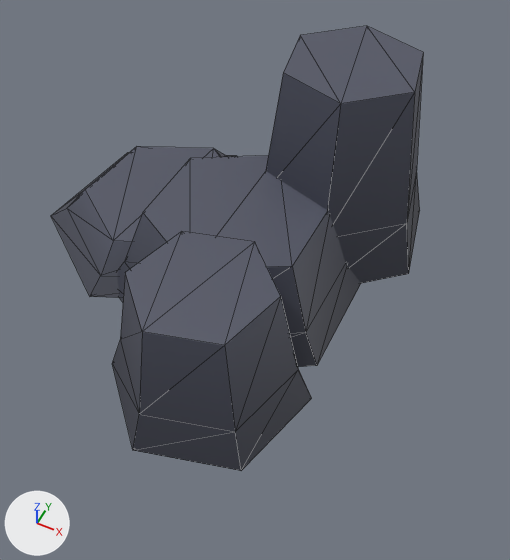
The FBX model Assets/3D Assets/kenney_graveyard-kit/rocks.fbx, before and after one commit.
Before and after are seen from a camera (50 mm lens) standing at (0.604, -0.957, 1.215) and looking at (0.174, -0.097, 0.14). The lights are fixed; the arrows at lower left show +X, +Y and +Z. Mesh edges are drawn as thin lines. Where no turn or scale is listed for an object, it has been applied to the vertices.

Before the edit, the objects in view are built like this:
```python
me_scene = bpy.data.meshes.new('Scene')
me_scene.from_pydata(...)  # 72 vertices, 128 faces; spans x -0.435..0.429, y -0.475..0.484, z 0.0..0.452
me_scene.materials.append(mat_colormap)  # picture img_colormap_png
ob_rocks = bpy.data.objects.new('rocks', me_scene)
ob_rocks.location = (0.0, 0.0, 0.0)
```
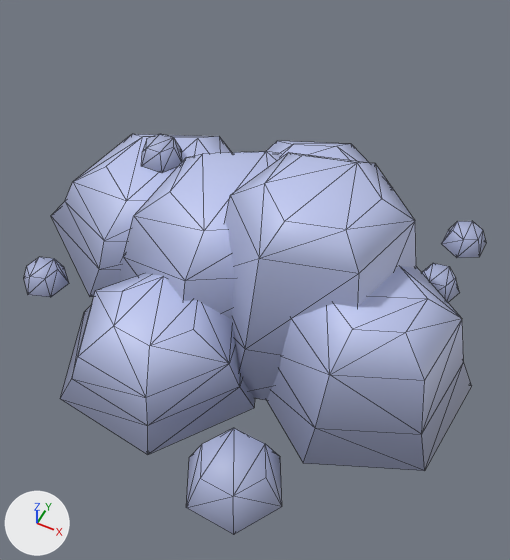
Pixel boxes (x1, y1, x2, y2) of what changed, in the pictures (510 x 560 px; the box of a moved part takes in the faces that stretch with it):
'rocks', reshaped (24% wider, 10% shorter): before (51, 26, 423, 471); after (24, 134, 486, 534)
part 1 of me_scene, added (blue): after (422, 263, 460, 302)
part 2 of me_scene, added (blue): after (441, 221, 486, 258)
part 3 of me_scene, added (blue): after (186, 428, 282, 534)
part 4 of me_scene, added (blue): after (24, 257, 69, 297)
part 5 of me_scene, added (blue): after (141, 134, 182, 173)
part 6 of me_scene, rebuilt (24% shorter): before (112, 231, 312, 471); after (60, 273, 255, 454)
part 7 of me_scene, rebuilt: before (266, 26, 423, 283); after (267, 141, 393, 188)
part 8 of me_scene, added (blue): after (225, 153, 416, 400)
part 9 of me_scene, added (blue): after (267, 266, 472, 471)
part 10 of me_scene, moved or reshaped: before (51, 146, 361, 367); after (51, 134, 282, 319)

What changed in the scene script:
```text
Change me_scene:
    used by ob_rocks; location = (0.0, 0.0, 0.0)
    remove me_scene.from_pydata(...)  # 72 vertices, 128 faces; spans x -0.435..0.429, y -0.475..0.484, z 0.0..0.452
    add me_scene.from_pydata(...)  # 204 vertices, 364 faces; spans x -0.435..0.641, y -0.533..0.431, z 0.0..0.377
    me_scene part 1: a new loose piece, a 6-sided cut cone along z (radius 0.054 at the low end, 0.036 at the high end) spanning x 0.443..0.55, y 0.128..0.23, z 0.0..0.044, in mat_colormap (picture img_colormap_png)
    me_scene part 2: a new loose piece, a 6-sided cut cone along z (radius 0.054 at the low end, 0.036 at the high end) spanning x 0.467..0.563, y 0.292..0.401, z 0.0..0.044, in mat_colormap (picture img_colormap_png)
    me_scene part 3: a new loose piece, a 6-sided cut cone along z (radius 0.099 at the low end, 0.065 at the high end) spanning x 0.208..0.405, y -0.533..-0.357, z 0.0..0.08, in mat_colormap (picture img_colormap_png)
    me_scene part 4: a new loose piece, a 6-sided cut cone along z (radius 0.054 at the low end, 0.036 at the high end) spanning x -0.361..-0.258, y -0.255..-0.148, z 0.0..0.044, in mat_colormap (picture img_colormap_png)
    me_scene part 5: a new loose piece, a 6-sided cut cone along z (radius 0.054 at the low end, 0.036 at the high end) spanning x -0.239..-0.13, y 0.083..0.178, z 0.163..0.208, in mat_colormap (picture img_colormap_png)
    me_scene part 6: the loose piece of 18 vertices spanning x -0.044..0.362, y -0.475..-0.07, z 0.0..0.297 is rebuilt with 24 vertices and now spans x -0.178..0.269, y -0.47..-0.058, z 0.0..0.157
    me_scene part 7: the loose piece of 18 vertices spanning x 0.003..0.429, y 0.044..0.484, z 0.0..0.452 is rebuilt with 24 vertices and now spans x -0.049..0.407, y -0.059..0.431, z 0.0..0.223
    me_scene part 8: a new loose piece of 24 vertices spanning x 0.042..0.521, y -0.281..0.199, z 0.0..0.377, in mat_colormap (picture img_colormap_png)
    me_scene part 9: a new loose piece of 24 vertices spanning x 0.226..0.641, y -0.355..0.09, z 0.0..0.262, in mat_colormap (picture img_colormap_png)
    me_scene part 10
    24 vertices are removed from x -0.394..0.301, y -0.246..0.356, z 0.028..0.212
    56 faces are deleted
    36 vertices are added at x -0.394..0.301, y -0.246..0.356, z 0.05..0.265
    80 new faces join them
    me_scene part 11: the surface is now shaded smooth
```
